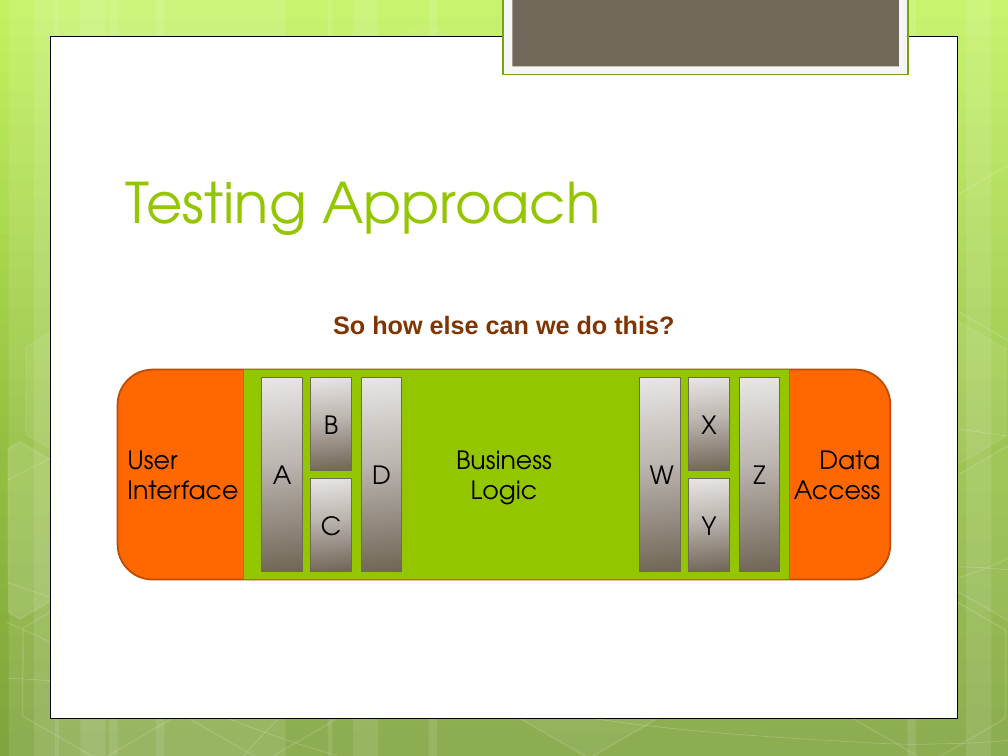
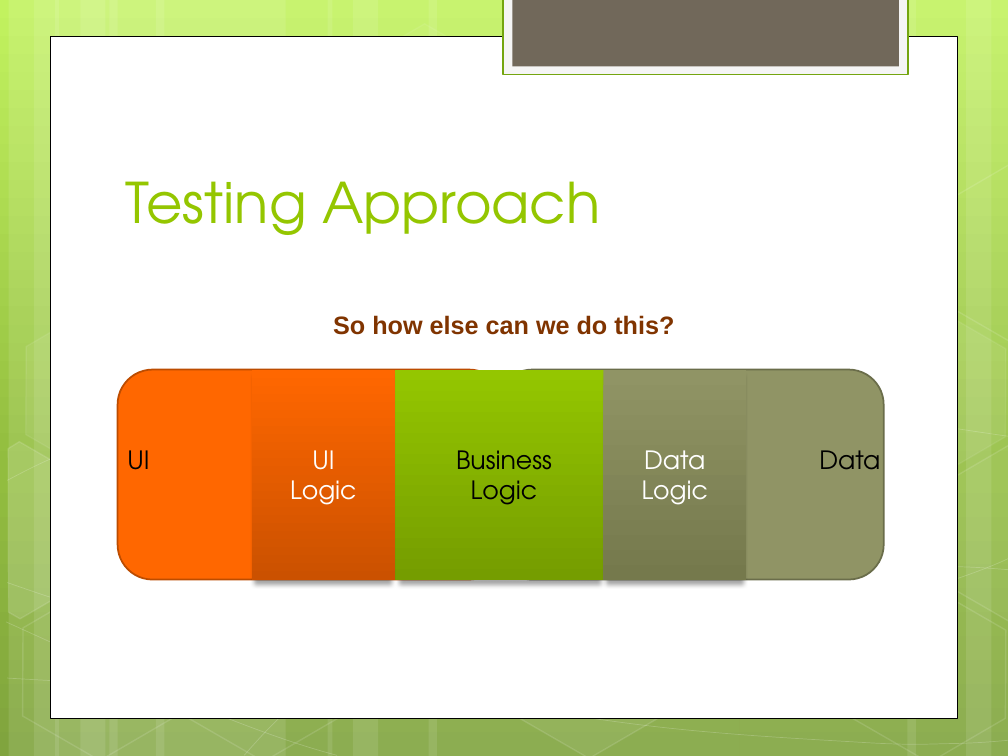
Before and after one commit to trayburn/Presentation-AdvancedTDD, a slide deck: slide 12 of Advanced Test Driven Development.pptx. Drawn at 1008x756 pixels with LibreOffice and Linux fonts; fonts in the diff are those of the drawing; background and template pictures are left out. Boxes give left, top, right and bottom in pixels: in the first picture for what was removed or moved away, otherwise in the second. Text is boxed around its words. In the diff, an @@ line names an element or a change of style, - is before the commit and + after.

```diff
--- a/Advanced Test Driven Development.pptx
+++ b/Advanced Test Driven Development.pptx
@@ rounded rectangle: place and size @@
-rounded rectangle at <box>118,370,891,580</box>
+rounded rectangle at <box>118,370,504,580</box>
@@ rectangle removed at <box>262,378,302,572</box> @@
-A
@@ rectangle removed at <box>310,378,351,471</box> @@
-B
@@ rectangle removed at <box>361,378,401,572</box> @@
-D
@@ rectangle: place and size @@
-rectangle at <box>244,370,790,580</box>
+rectangle at <box>395,370,605,580</box>
@@ rectangle at <box>395,370,605,580</box>: fill #94C600 to gradient #94C600 to #769D00; outline #6D9200 1.25 pt to none; shadow on @@
@@ group added at <box>127,370,883,580</box>: 2 rectangles, 1 rounded rectangle, 1 text @@
+UI
+UI
+Logic
+Data
+Logic
@@ rectangle removed at <box>640,378,680,572</box> @@
-W
@@ rectangle removed at <box>688,378,729,471</box> @@
-X
@@ rectangle removed at <box>739,378,779,572</box> @@
-Z
@@ text removed at <box>127,450,238,500</box> @@
-User
-Interface
@@ rectangle removed at <box>310,479,351,572</box> @@
-C
@@ rectangle removed at <box>688,479,729,572</box> @@
-Y
@@ text at <box>819,450,880,470</box>: text changed @@
-Data Access
+Data
```
Also in this commit, not shown: 4 other slides changed.
